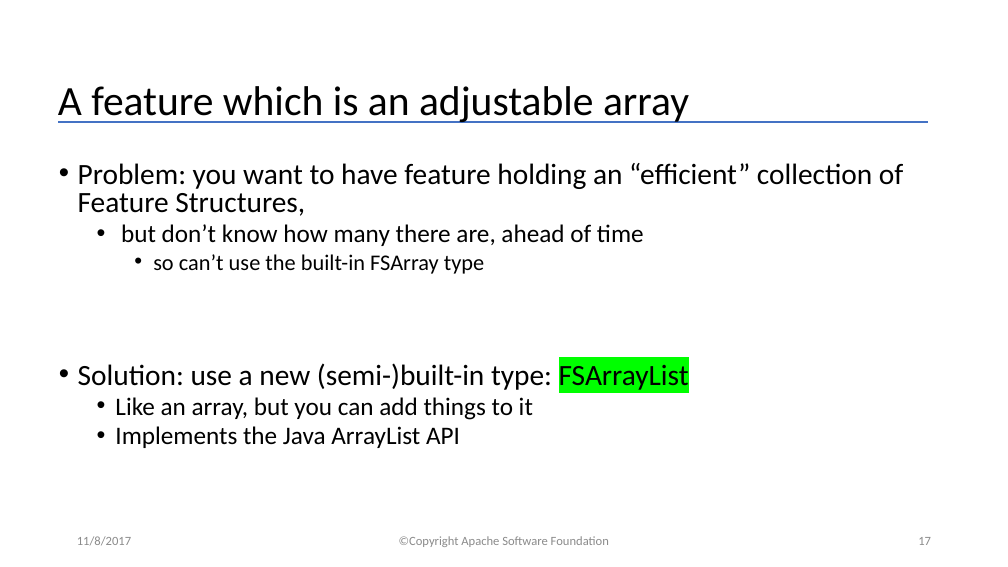
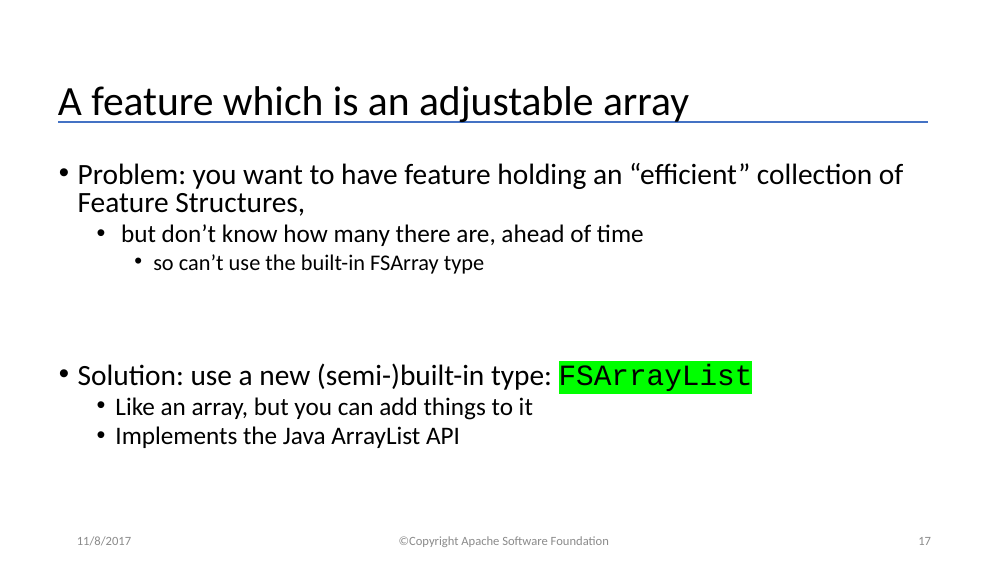
Before and after one commit to apache/uima-site, a slide deck: slide 17 of docs/downloads/uv3/UIMA_V3_Programmers_Solutions.pptx. Drawn at 1008x567 pixels with LibreOffice and Linux fonts; fonts in the diff are those of the drawing. Boxes give left, top, right and bottom in pixels: in the first picture for what was removed or moved away, otherwise in the second. Text is boxed around its words. In the diff, an @@ line names an element or a change of style, - is before the commit and + after.

Commit message:
no Jira, cleanup programmer's solutions powerpoint

```diff
--- a/docs/downloads/uv3/UIMA_V3_Programmers_Solutions.pptx
+++ b/docs/downloads/uv3/UIMA_V3_Programmers_Solutions.pptx
@@ text at bbox=[78, 363, 753, 393]: font Calibri to Courier New in "FSArrayList" @@
```
Also in this commit, not shown: 11 other slides changed.
